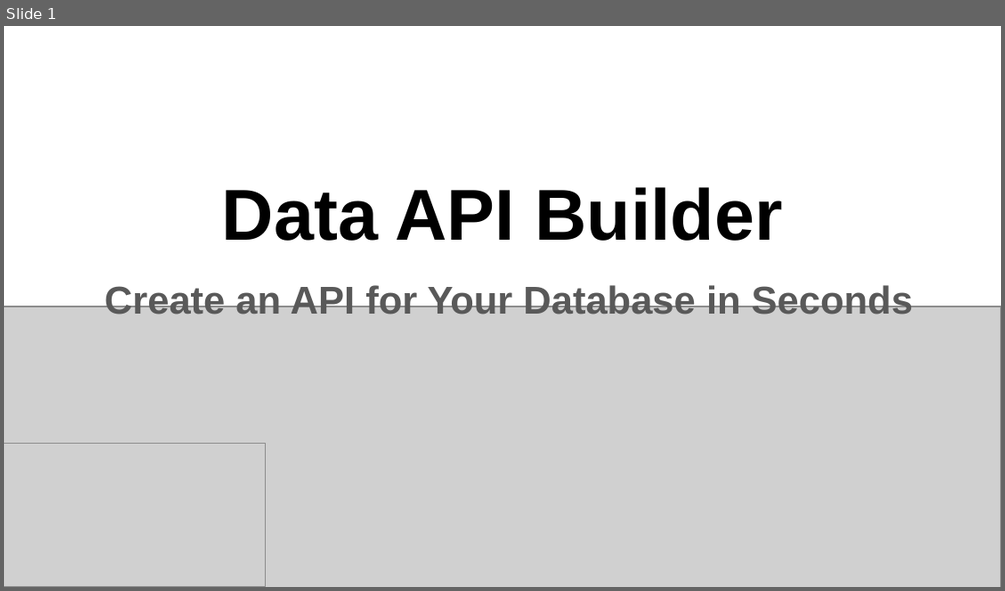
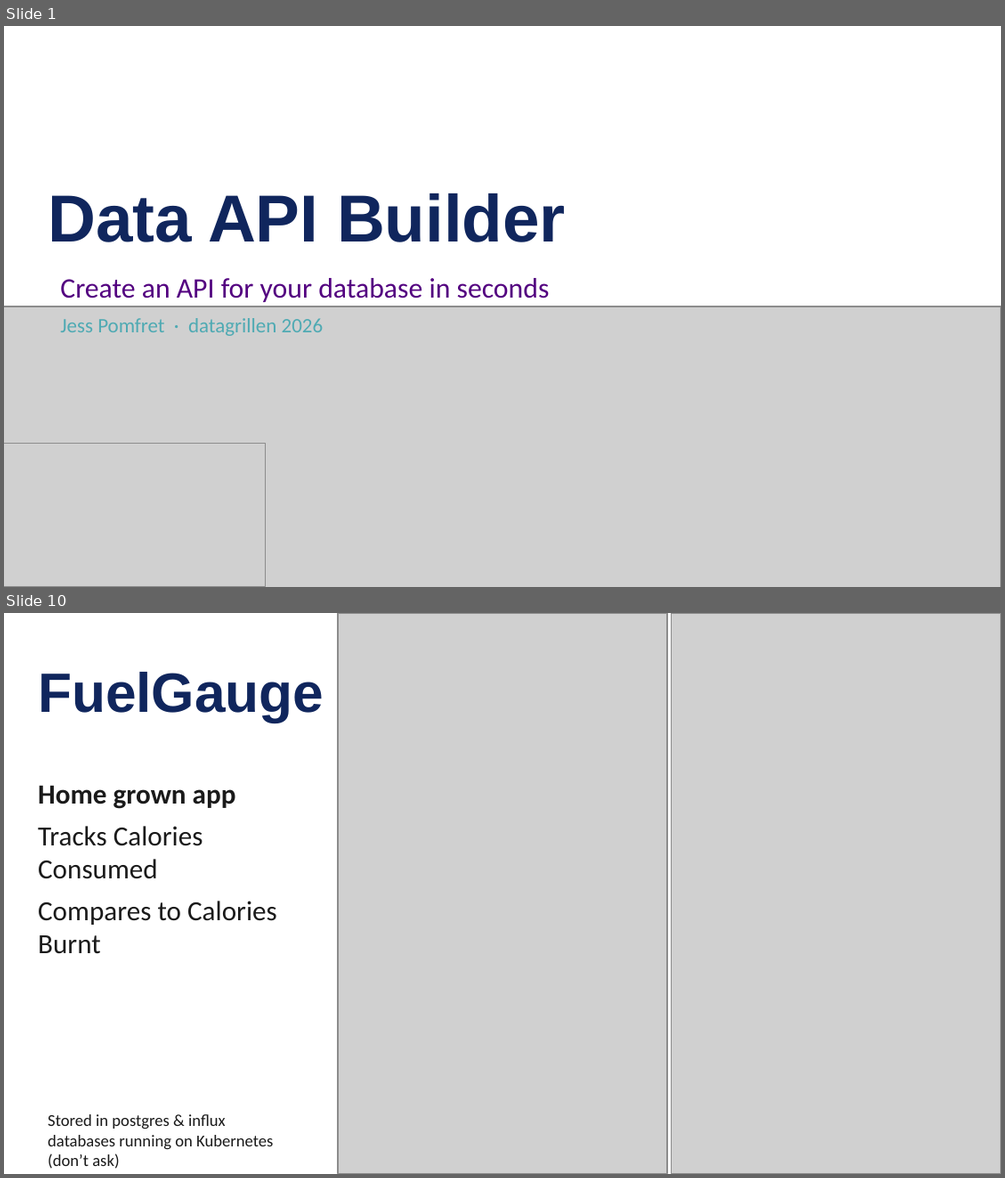
Before and after one commit to jpomfret/dab-presentation, a slide deck: Pomfret - dab - grillen.pptx. Shown one above the other, each under a label of ours: slide 1 before the commit, slides 1 and 10 after it; the slides between them are not shown. The pictures are 1005x591 and 1005x1178 pixels, drawn with LibreOffice and Linux fonts; fonts in the diff are those of the drawing; grey boxes stand for pictures. Boxes give left, top, right and bottom in pixels: in the first picture for what was removed or moved away, otherwise in the second. Text is boxed around its words. In the diff, an @@ line names an element or a change of style, - is before the commit and + after.

```diff
--- a/Pomfret - dab - grillen.pptx
+++ b/Pomfret - dab - grillen.pptx
@@ slide 10 added at box(4, 613, 1001, 1174), background #FFFFFF @@
@@ picture added at box(338, 613, 667, 1173) @@
@@ picture added at box(672, 613, 1001, 1173) @@
@@ text added at box(38, 672, 324, 722), 40 pt, text #10265D, bold @@
+FuelGauge
@@ text added at box(38, 785, 277, 954), 20 pt, text #1A1A1A @@
+Home grown app
+Tracks Calories Consumed
+Compares to Calories Burnt
@@ text added at box(48, 1114, 273, 1168), 12 pt, text #1A1A1A @@
+Stored in postgres & influx databases running on Kubernetes (don’t ask)
@@ slide 1 changed as well @@
@@ title "Data API Builder" at box(48, 193, 566, 242): size 52 to 48 pt, text colour #000000 to #10265D; alignment centre to left @@
@@ subtitle at box(60, 278, 550, 336): text changed; size 28 to 20.4 pt; font Arial to Calibri; text colour #595959 to #530080; bold off @@
-Create an API for Your Database in Seconds
+Create an API for your database in seconds
+Jess Pomfret · datagrillen 2026
```
Also in this commit, not shown: 49 other slides added, 10 slides removed, 13 other files.
